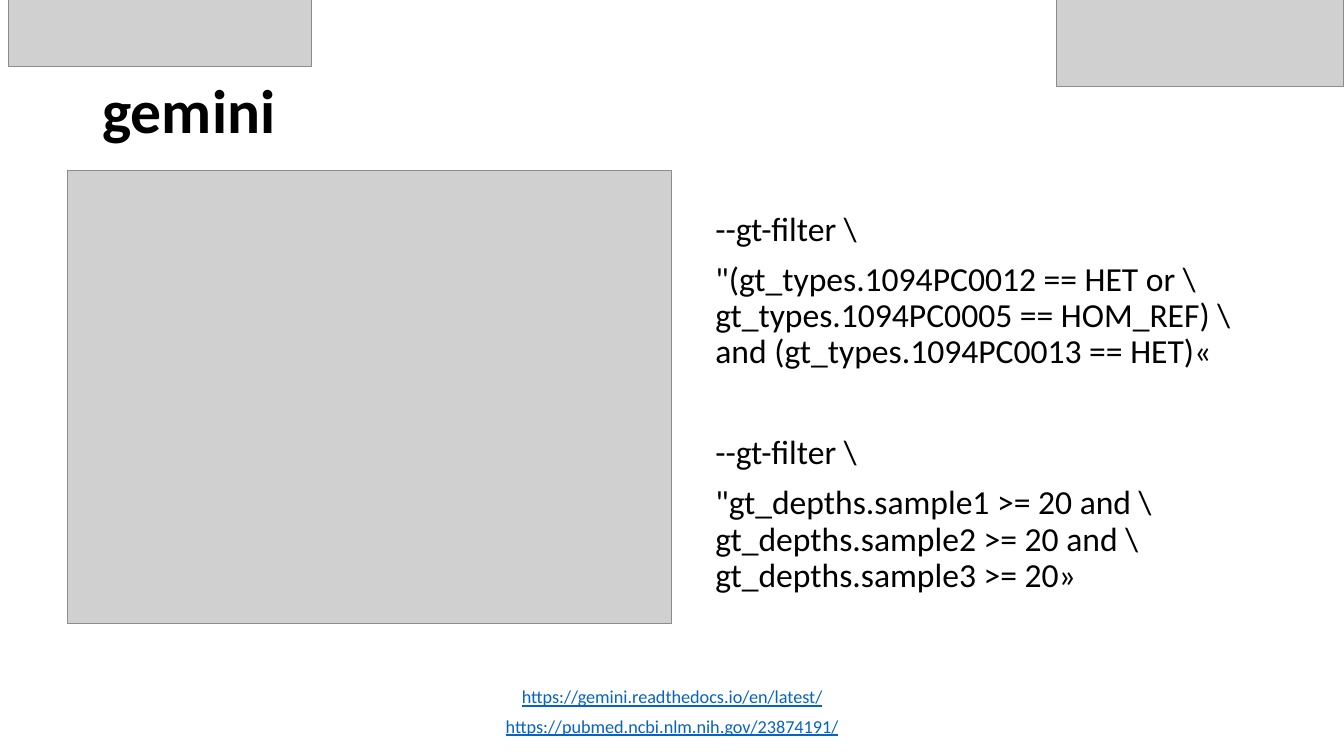
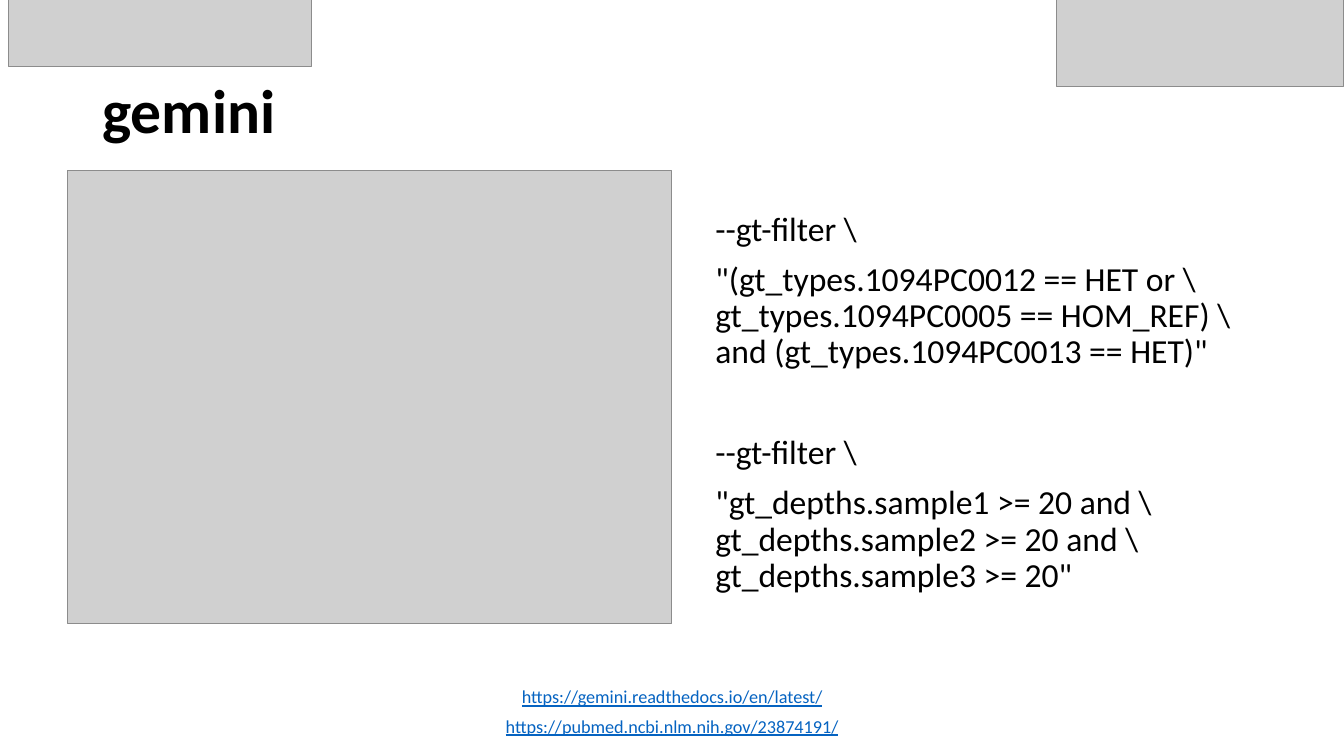
Before and after one commit to berkgurdamar/EJP-RD-Istanbul-Workshop, a slide deck: slide 5 of Presentations/2.Annotation.pptx. Drawn at 1344x756 pixels with LibreOffice and Linux fonts; fonts in the diff are those of the drawing; grey boxes stand for pictures. Boxes give left, top, right and bottom in pixels: in the first picture for what was removed or moved away, otherwise in the second. Text is boxed around its words. In the diff, an @@ line names an element or a change of style, - is before the commit and + after.

Commit message:
update presentations

```diff
--- a/Presentations/2.Annotation.pptx
+++ b/Presentations/2.Annotation.pptx
@@ text at [715,266,1210,369]: text changed @@
-"(gt_types.1094PC0012 == HET or \ gt_types.1094PC0005 == HOM_REF) \ and (gt_types.1094PC0013 == HET)«
+"(gt_types.1094PC0012 == HET or \ gt_types.1094PC0005 == HOM_REF) \ and (gt_types.1094PC0013 == HET)"
@@ text at [715,490,1131,593]: text changed @@
-"gt_depths.sample1 >= 20 and \ gt_depths.sample2 >= 20 and \ gt_depths.sample3 >= 20»
+"gt_depths.sample1 >= 20 and \ gt_depths.sample2 >= 20 and \ gt_depths.sample3 >= 20"
```
Also in this commit, not shown: 1 other slide changed, 1 other file.
